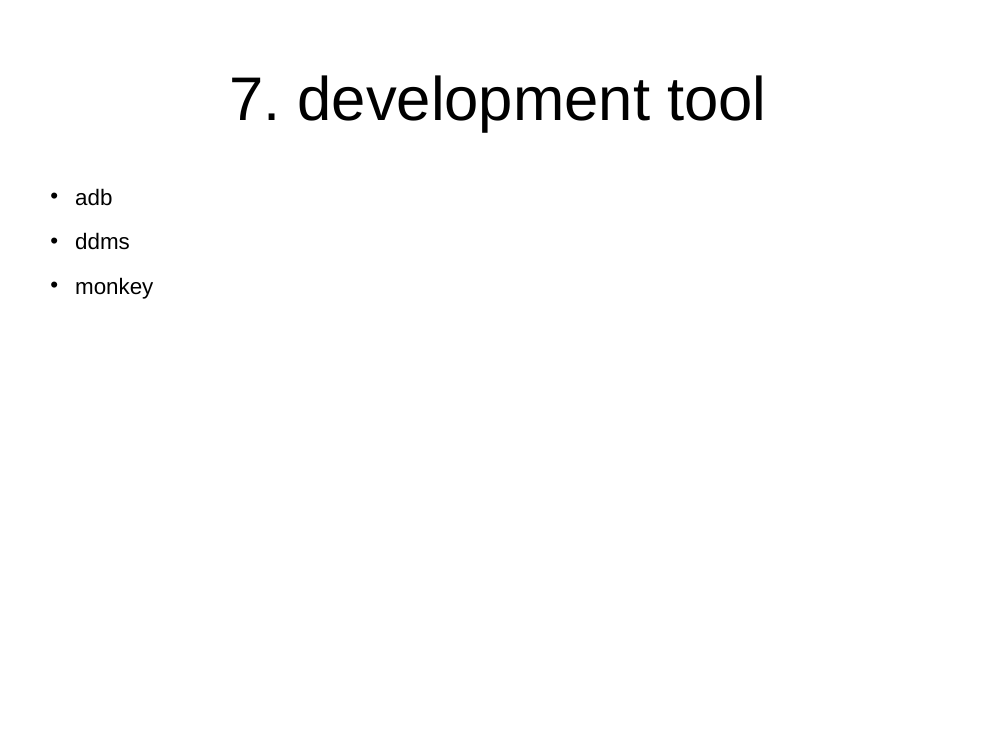
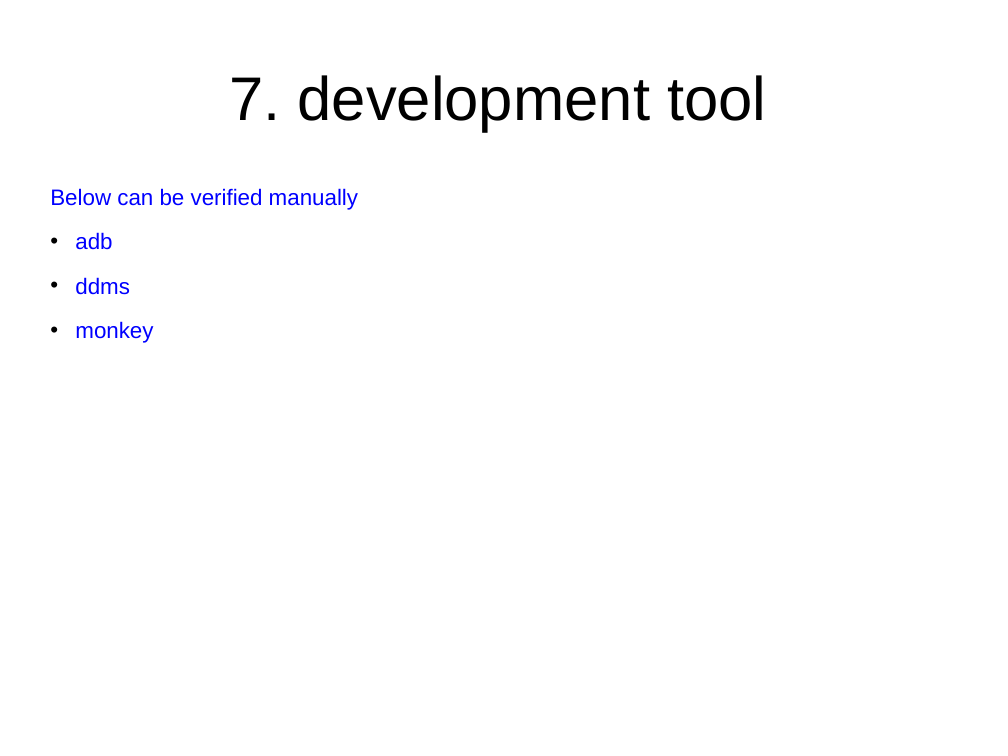
Before and after one commit to widerules/system-information, a slide deck: slide 21 of cts/CDD-digest.ppt. Drawn at 1008x756 pixels with LibreOffice and Linux fonts; fonts in the diff are those of the drawing; background and template pictures are left out. Boxes give left, top, right and bottom in pixels: in the first picture for what was removed or moved away, otherwise in the second. Text is boxed around its words. In the diff, an @@ line names an element or a change of style, - is before the commit and + after.

```diff
--- a/cts/CDD-digest.ppt
+++ b/cts/CDD-digest.ppt
@@ text at bbox=[50, 188, 358, 210]: paragraph added @@
+Below can be verified manually
@@ text at bbox=[75, 232, 153, 343]: text colour #000000 to #0000FF in "adb", "ddms", "monkey" @@
```
Also in this commit, not shown: 22 other slides changed.
